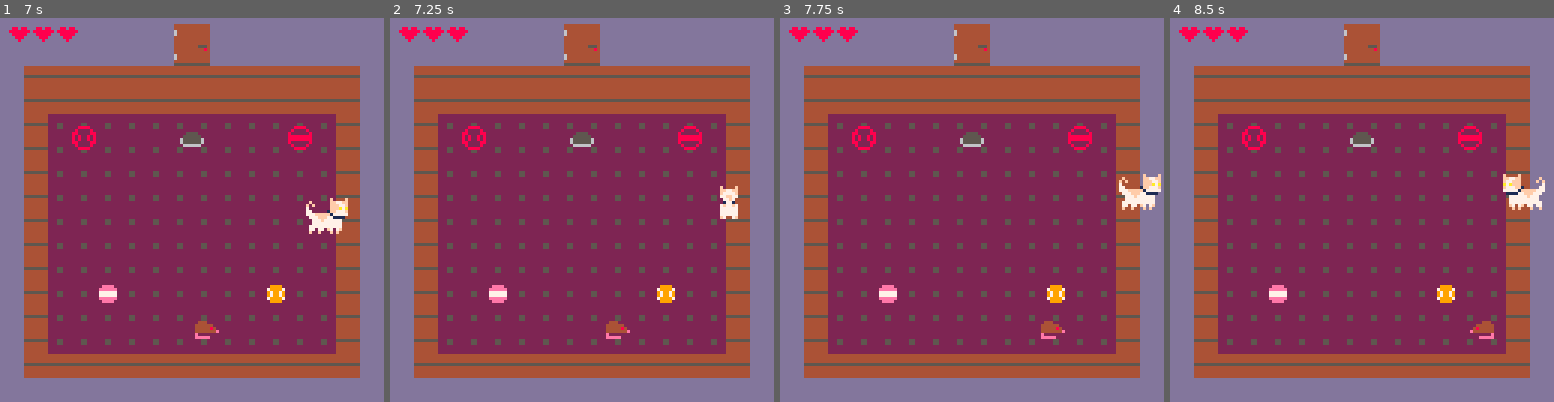
Above: before the commit, frames 1-4 (left to right).
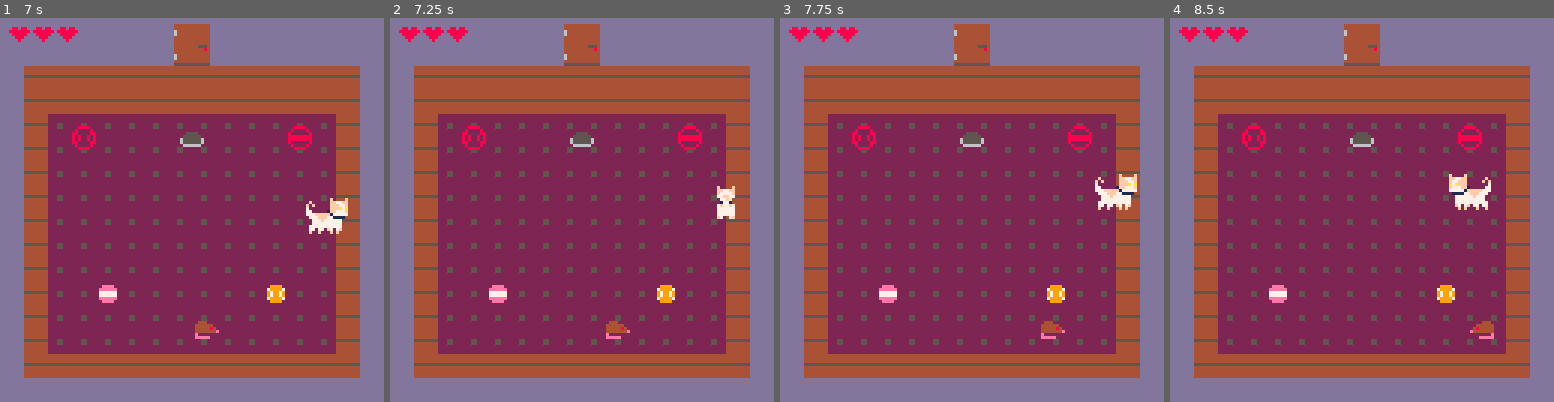
Above: after the commit, the same moments.

Repository: Mpgrime/GameDesign
Game: PICO-8 cartridge catgame.p8
Two runs of this game, one before a commit and one after it. Both use one fixed random seed, a clock stepped at 60 frames per second and the inputs below.
Inputs:
- Up to frame 1 (7 s): tap X (X key) at 0.33, 1.07, 1.85, 2.97, 4.08, 5.2, 6.32 s; hold Right 1.6-2.1 s; hold Up 2.15-2.42 s; hold Right 2.47-3.03 s; hold Left 3.08-3.58 s; hold Down 3.63-3.97 s; hold Right 4.02-4.68 s; hold Up 4.73-5.03 s; hold Left 5.08-5.68 s; hold Down 5.73-6.03 s; hold Right 6.08-6.58 s; hold Right from 6.63 s (still down)
- Up to frame 2 (7.25 s): release Right at 7.13 s; hold Up from 7.18 s (still down)
- Up to frame 3 (7.75 s): tap X (X key) at 7.43 s; release Up at 7.45 s; hold Right from 7.5 s (still down)
- Up to frame 4 (8.5 s): release Right at 8.07 s; hold Left from 8.12 s (still down)

Frame 1 is identical in both runs. In frame 2, 0.3% of the frame differs, in the area x 85-91%, y 43-53%; in frame 3, 1.0%; in frame 4, 1.2%, in the area x 72-98%, y 40-50%.

Commit message:
turned off debug

Diff:
--- a/catgame.p8
+++ b/catgame.p8
@@ -231,7 +231,7 @@
 
 --when in room gameplay
 function game_update()
-	debug_update()
+	--debug_update()
 
 	flist = { pose, pose, pose }
 
